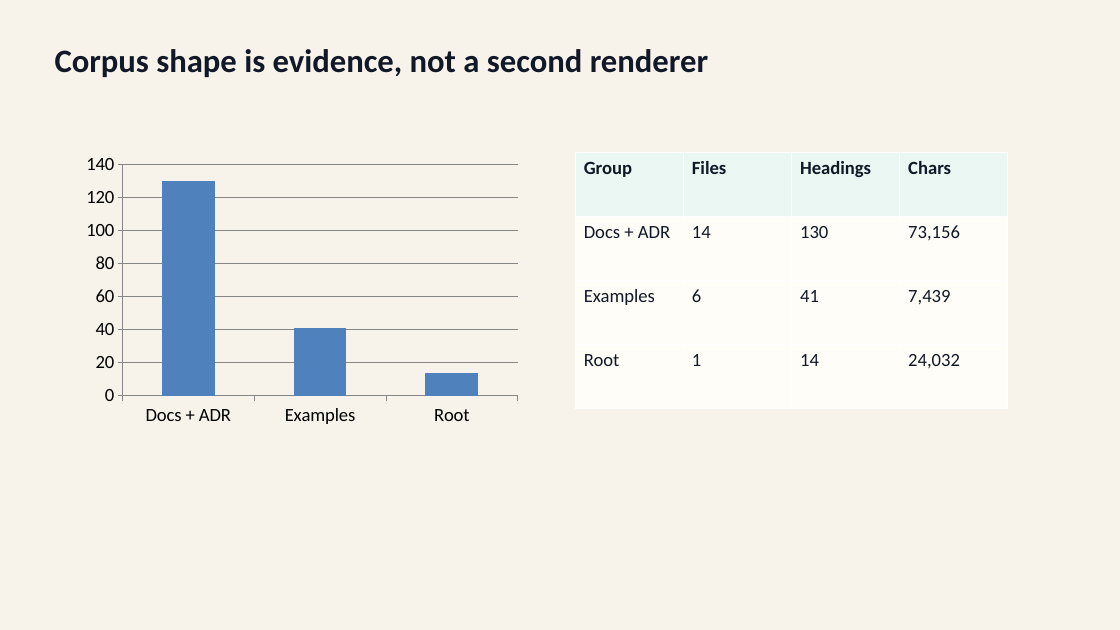
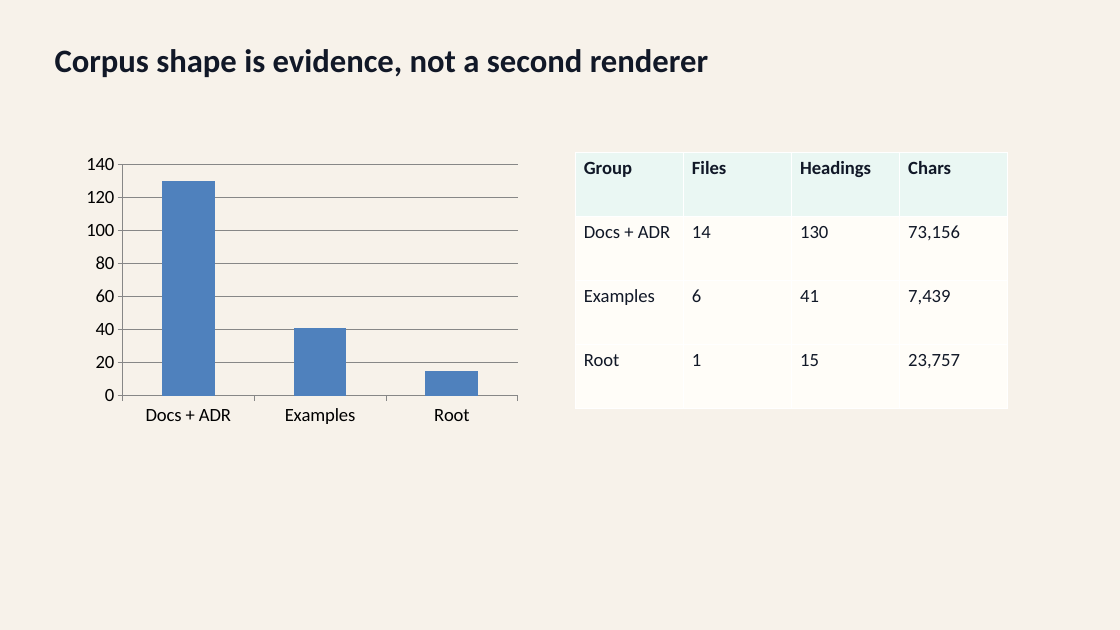
Before and after one commit to ch040602/mdpr-skill, a slide deck: slide 8 of artifacts/mdpr-vs-skill/mdpr-skill-from-actual-md-run.pptx. Drawn at 1120x630 pixels with LibreOffice and Linux fonts; fonts in the diff are those of the drawing. Boxes give left, top, right and bottom in pixels: in the first picture for what was removed or moved away, otherwise in the second. Text is boxed around its words. In the diff, an @@ line names an element or a change of style, - is before the commit and + after.

```diff
--- a/artifacts/mdpr-vs-skill/mdpr-skill-from-actual-md-run.pptx
+++ b/artifacts/mdpr-vs-skill/mdpr-skill-from-actual-md-run.pptx
@@ column chart at box(77, 147, 527, 433) @@
@@ Series 1, Root: 14 to 15 @@
@@ table at box(576, 153, 1009, 409) @@
-row 4, column 3: 14
+row 4, column 3: 15
-row 4, column 4: 24,032
+row 4, column 4: 23,757
```
Also in this commit, not shown: 2 other slides changed, 10 other files.
